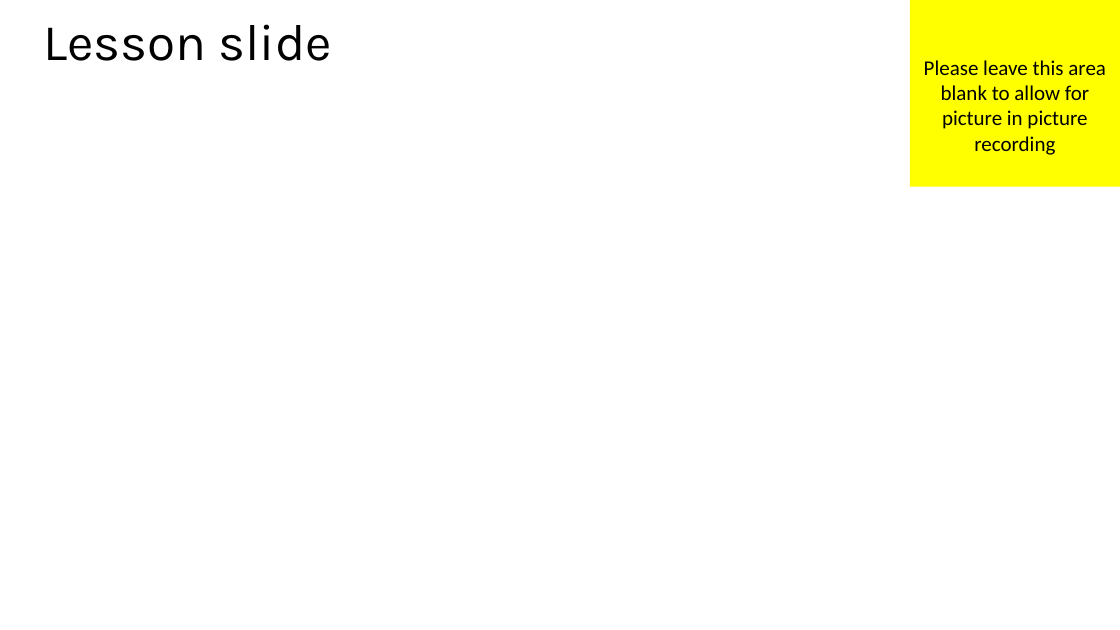
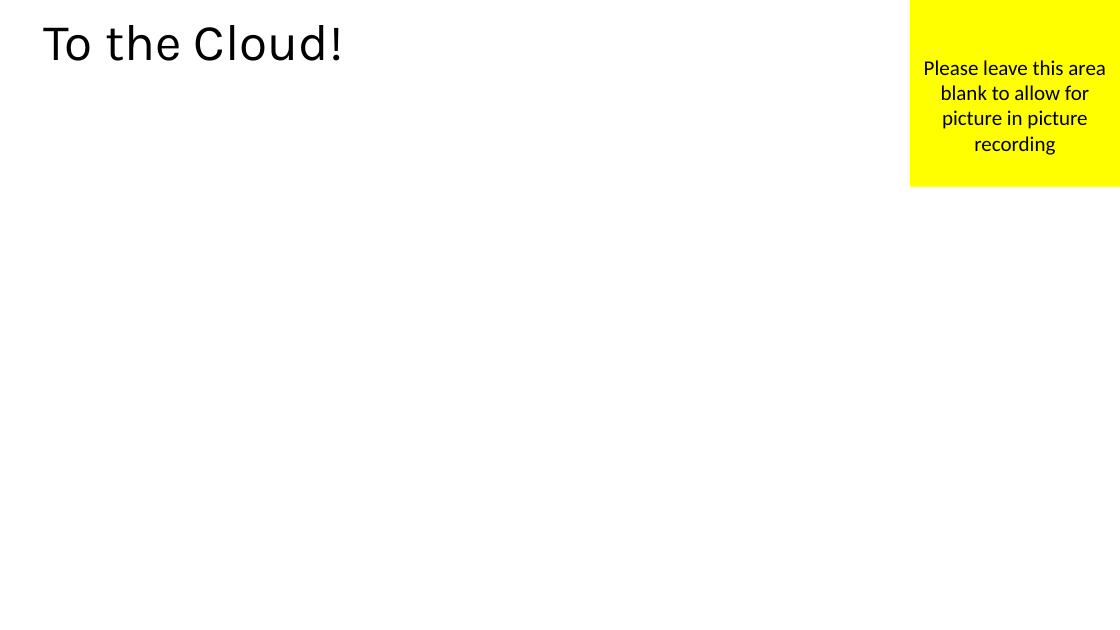
Before and after one commit to MisterJames/AzureImageProcessing, a slide deck: slide 8 of Presentation Materials/MVA-ApplicationsOnAzure-07.pptx (slide 3 before the commit). Drawn at 1120x630 pixels with LibreOffice and Linux fonts; fonts in the diff are those of the drawing. Boxes give left, top, right and bottom in pixels: in the first picture for what was removed or moved away, otherwise in the second. Text is boxed around its words. In the diff, an @@ line names an element or a change of style, - is before the commit and + after.

```diff
--- a/Presentation Materials/MVA-ApplicationsOnAzure-07.pptx
+++ b/Presentation Materials/MVA-ApplicationsOnAzure-07.pptx
@@ title at [43,25,344,61]: text changed @@
-Lesson slide
+To the Cloud!
```
Also in this commit, not shown: 1 other slide changed, 6 slides added, 1 other file.
